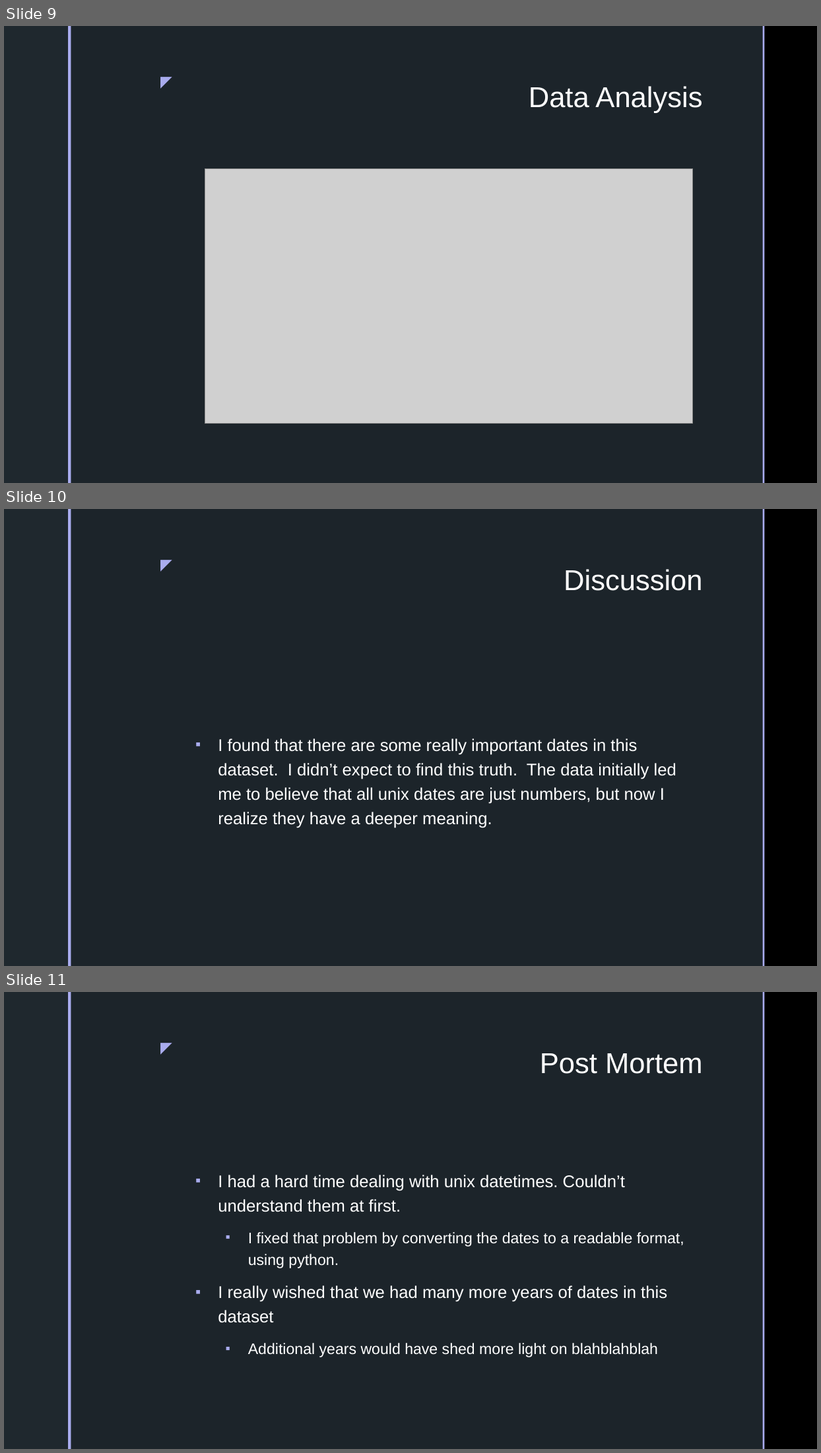
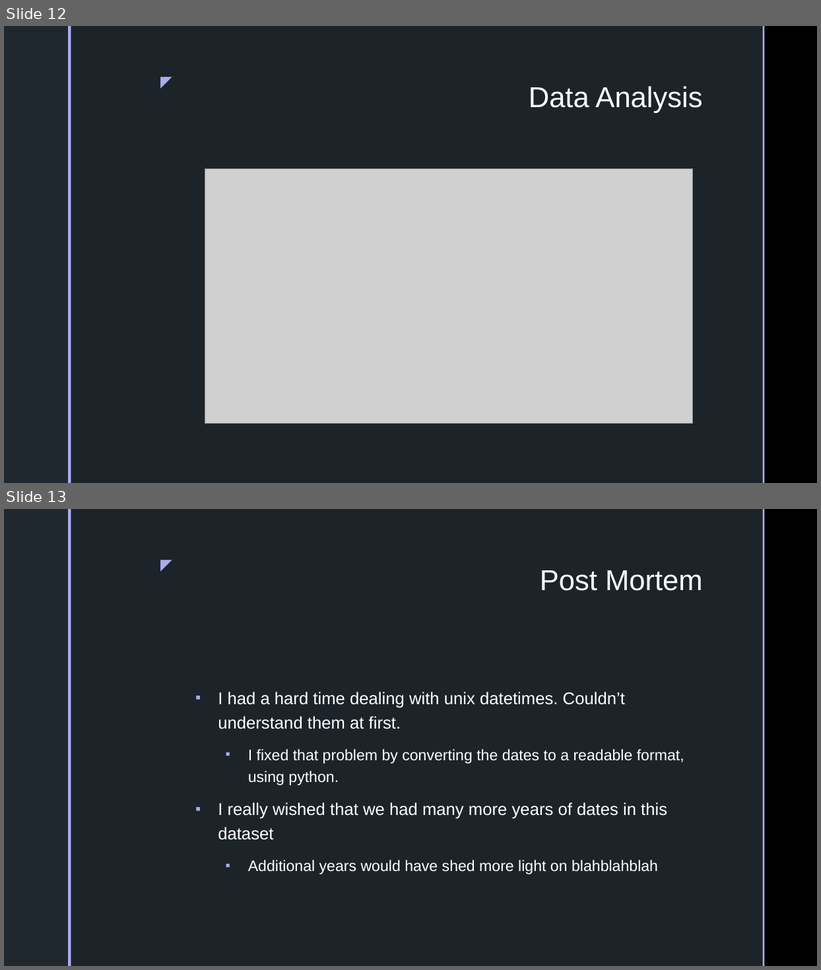
Before and after one commit to inkosi-codes/Covid-19-and-Low-Income-Communities, a slide deck: docs/Presentation/Power-Point.pptx. Shown one above the other, each under a label of ours: slides 9, 10 and 11 before the commit, slides 12 and 13 after it. The pictures are 821x1453 and 821x970 pixels, drawn with LibreOffice and Linux fonts; fonts in the diff are those of the drawing; grey boxes stand for pictures; background and template pictures are left out. Boxes give left, top, right and bottom in pixels: in the first picture for what was removed or moved away, otherwise in the second. Text is boxed around its words. In the diff, an @@ line names an element or a change of style, - is before the commit and + after.

```diff
--- a/docs/Presentation/Power-Point.pptx
+++ b/docs/Presentation/Power-Point.pptx
@@ slide 10 removed at (4,509,817,966), background picture (left out); not listed: 5 template elements that a slide beside it also shows @@
@@ title removed at (564,569,703,591) @@
-Discussion
@@ text removed at (218,739,677,828) @@
-▪ I found that there are some really important dates in this dataset. I didn’t expect to find this truth. The data initially led me to believe that all unix dates are just numbers, but now I realize they have a deeper meaning.
@@ what was slide 9 is now slide 12 @@
@@ what was slide 11 is now slide 13 @@
```
Also in this commit, not shown: 2 slides changed, 5 slides added, 2 other slides removed, 4 other files.
